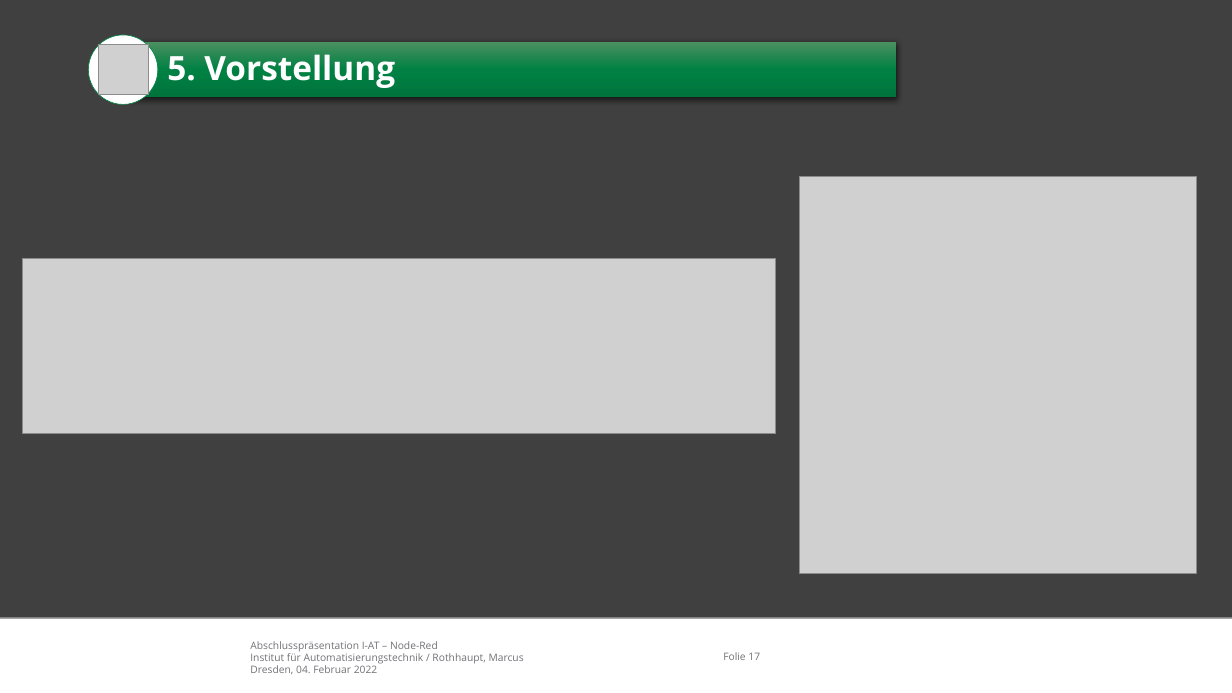
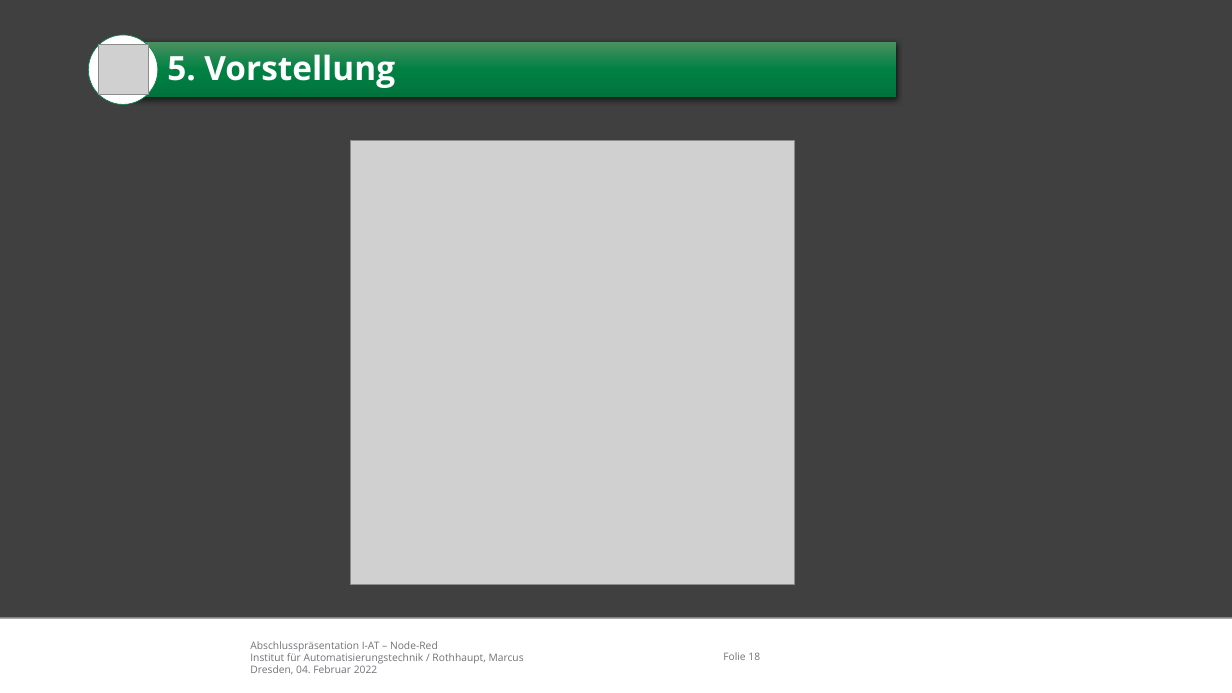
Before and after one commit to appist-dev/agteletud-node-red, a slide deck: slide 18 of docs/presentation/Abschlusspräsentation Node-Red.pptx (slide 17 before the commit). Drawn at 1232x693 pixels with LibreOffice and Linux fonts; fonts in the diff are those of the drawing; grey boxes stand for pictures; background and template pictures are left out. Boxes give left, top, right and bottom in pixels: in the first picture for what was removed or moved away, otherwise in the second. Text is boxed around its words. In the diff, an @@ line names an element or a change of style, - is before the commit and + after.

```diff
--- a/docs/presentation/Abschlusspräsentation Node-Red.pptx
+++ b/docs/presentation/Abschlusspräsentation Node-Red.pptx
@@ picture: place and size @@
-picture at [799,177,1196,573]
+picture at [350,140,794,584]
@@ picture removed at [23,259,776,433] @@
@@ page number at [723,652,760,660]: text changed @@
-Folie 17
+Folie 18
```
Also in this commit, not shown: 7 other slides changed, 2 slides added, 1 slide removed, 1 other file.
